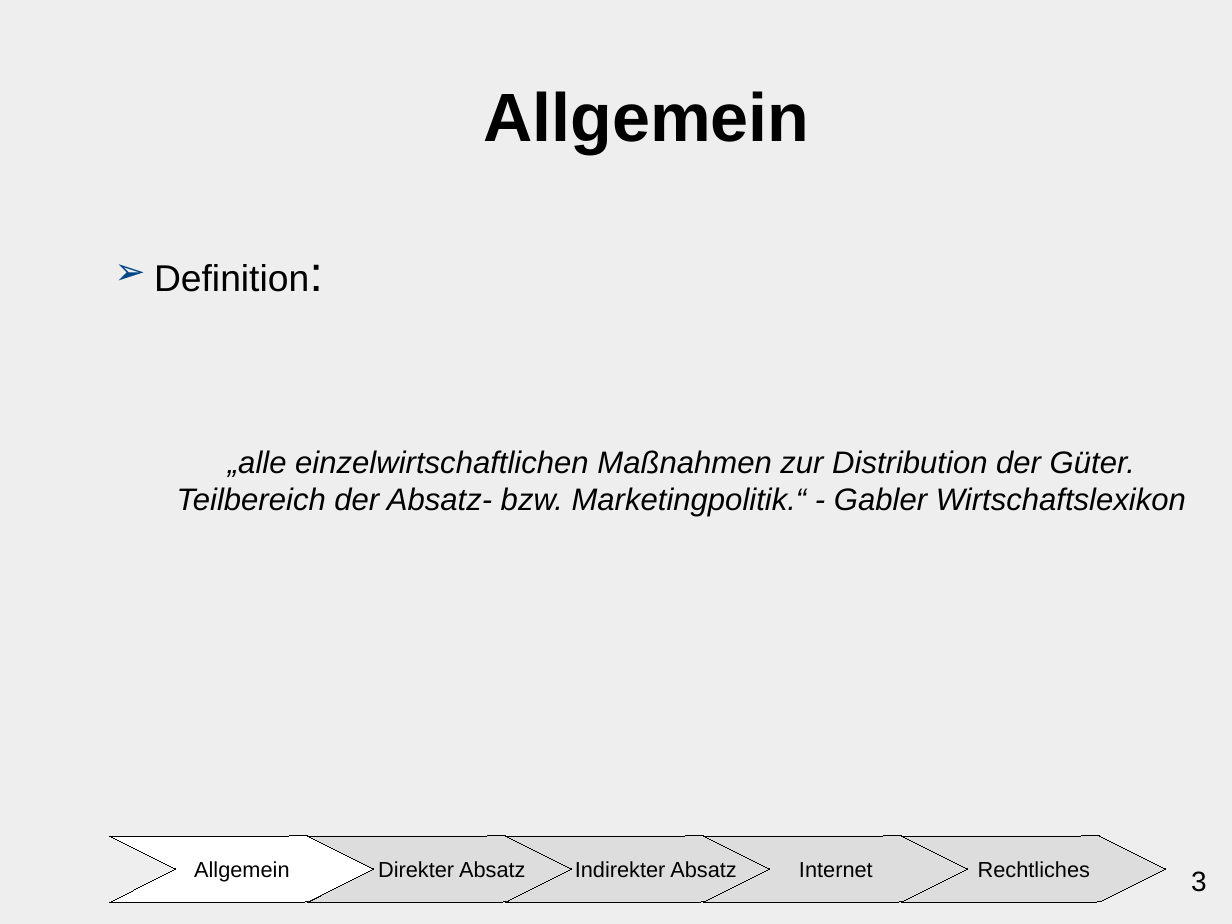
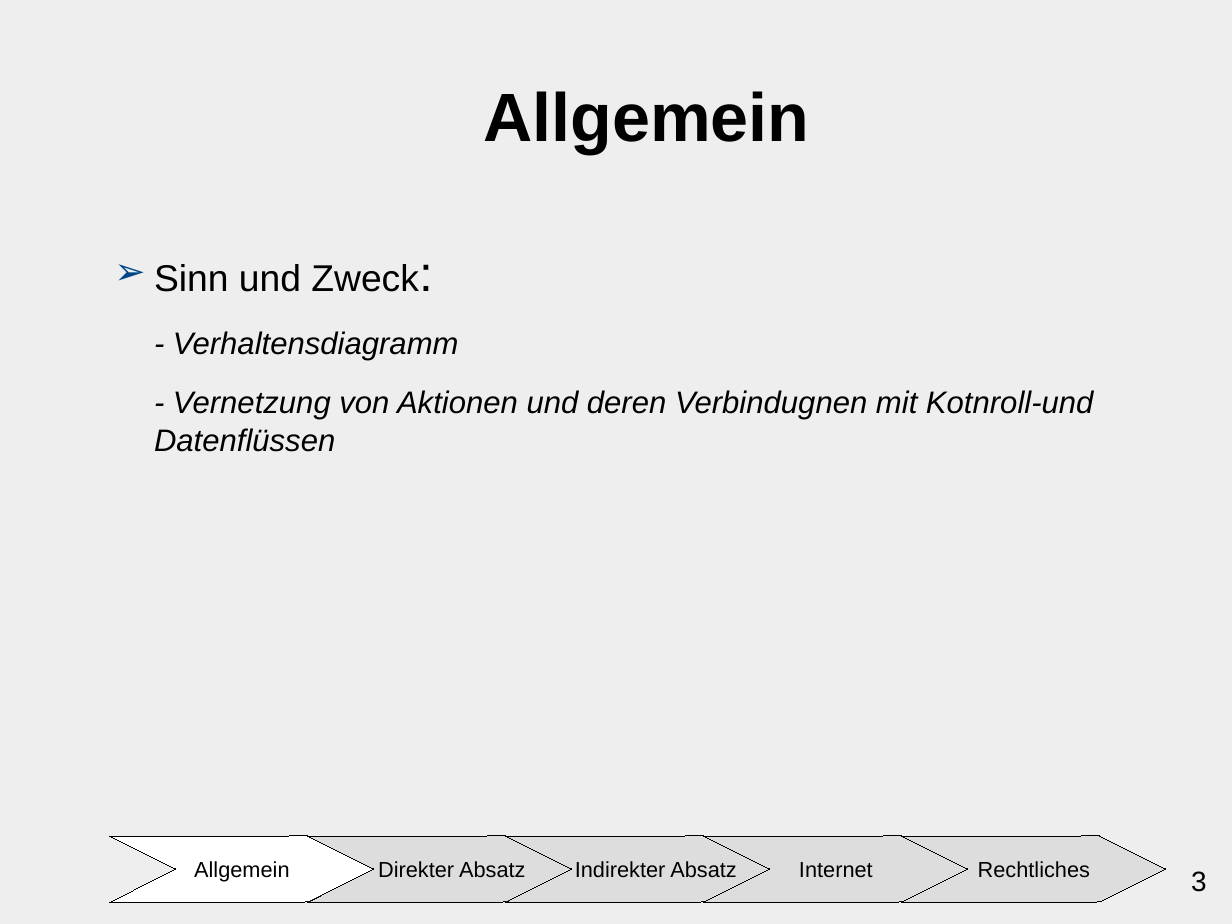
Before and after one commit to ChristianMarzianGithub/VortragAktivitaetsdiagramm, a slide deck: slide 3 of AktivitaetsdiagrammCM.odp. Drawn at 1232x924 pixels with LibreOffice and Linux fonts; fonts in the diff are those of the drawing. Boxes give left, top, right and bottom in pixels: in the first picture for what was removed or moved away, otherwise in the second. Text is boxed around its words. In the diff, an @@ line names an element or a change of style, - is before the commit and + after.

```diff
--- a/AktivitaetsdiagrammCM.odp
+++ b/AktivitaetsdiagrammCM.odp
@@ text at (x1=154, y1=264, x2=1093, y2=452): text changed @@
-➢ Definition:
-„alle einzelwirtschaftlichen Maßnahmen zur Distribution der Güter. Teilbereich der Absatz- bzw. Marketingpolitik.“ - Gabler Wirtschaftslexikon
+➢ Sinn und Zweck:
+- Verhaltensdiagramm
+- Vernetzung von Aktionen und deren Verbindugnen mit Kotnroll-und Datenflüssen
```
Also in this commit, not shown: 1 other slide changed.
